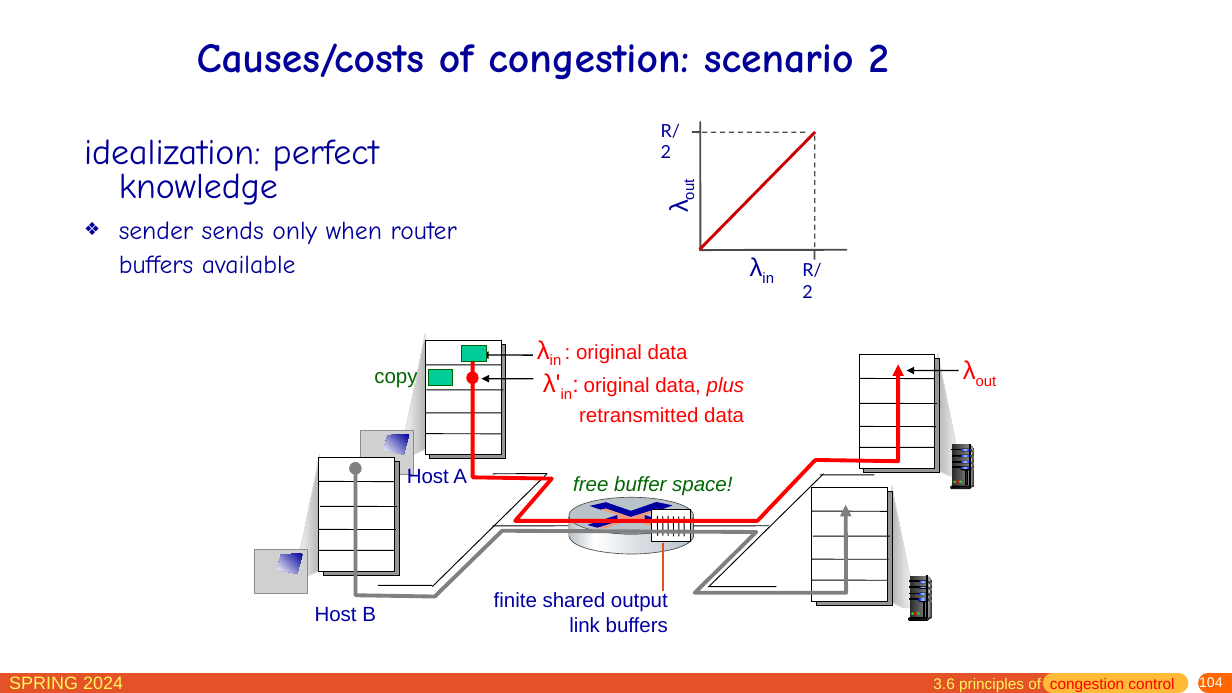
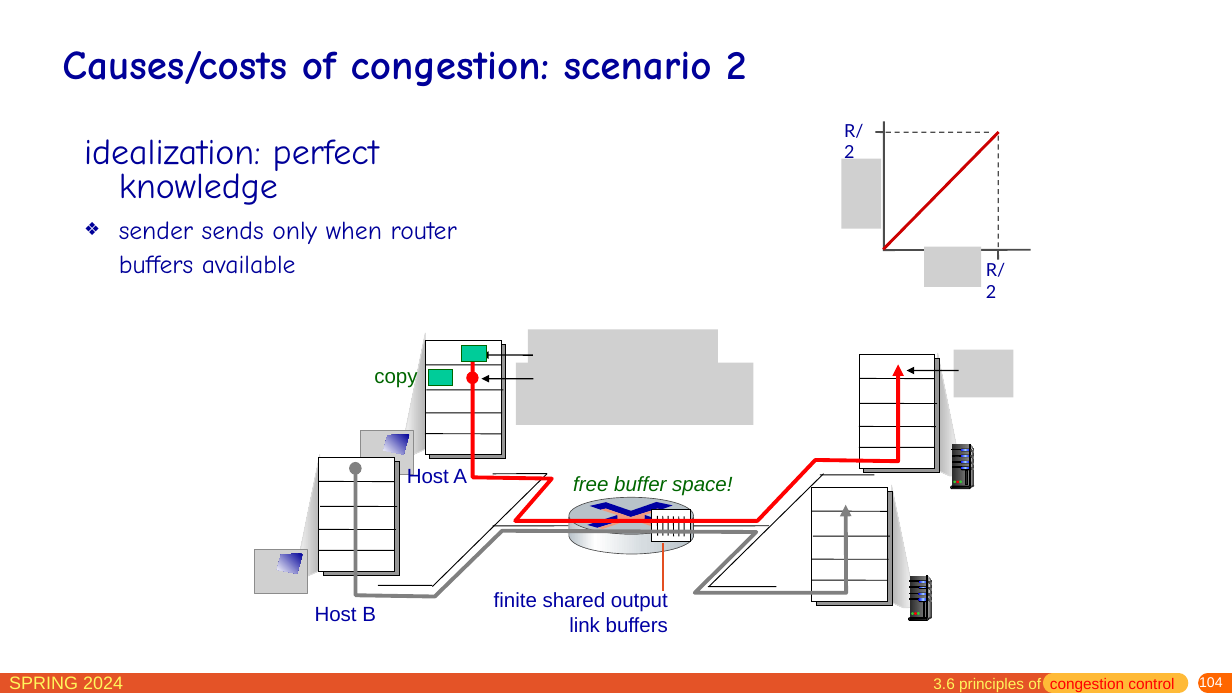
Before and after one commit to network-whu/slides, a slide deck: slide 104 of pptx/chapter3.pptx. Drawn at 1232x693 pixels with LibreOffice and Linux fonts; fonts in the diff are those of the drawing; grey boxes stand for pictures. Boxes give left, top, right and bottom in pixels: in the first picture for what was removed or moved away, otherwise in the second. Text is boxed around its words. In the diff, an @@ line names an element or a change of style, - is before the commit and + after.

```diff
--- a/pptx/chapter3.pptx
+++ b/pptx/chapter3.pptx
@@ title "Causes/costs of congestion: scenario 2": place and size @@
-title "Causes/costs of congestion: scenario 2" at box(197, 43, 889, 80)
+title "Causes/costs of congestion: scenario 2" at box(62, 51, 746, 86)
@@ title "Causes/costs of congestion: scenario 2" at box(62, 51, 746, 86): size 32.4 to 32 pt @@
@@ 6 lines, 2 texts, 1 freeform shape: place and size @@
-6 lines, 2 texts, 1 freeform shape at box(661, 121, 848, 298)
+6 lines, 2 texts, 1 freeform shape at box(844, 121, 1031, 298)
@@ text removed at box(658, 165, 699, 223) @@
-λout
@@ picture added at box(842, 159, 881, 229) @@
@@ text removed at box(740, 247, 787, 287) @@
-λin
@@ picture added at box(924, 247, 982, 287) @@
@@ picture added at box(528, 329, 718, 377) @@
@@ text removed at box(576, 344, 688, 364) @@
-λin : original data
@@ text removed at box(954, 349, 1014, 397) @@
-λout
@@ picture added at box(954, 349, 1014, 397) @@
@@ picture added at box(516, 362, 753, 425) @@
@@ text removed at box(543, 373, 745, 423) @@
-λ'in: original data, plus retransmitted data
@@ line removed from (677, 387) to (712, 387) @@
```
Also in this commit, not shown: 21 other slides changed, 3 slides removed.
